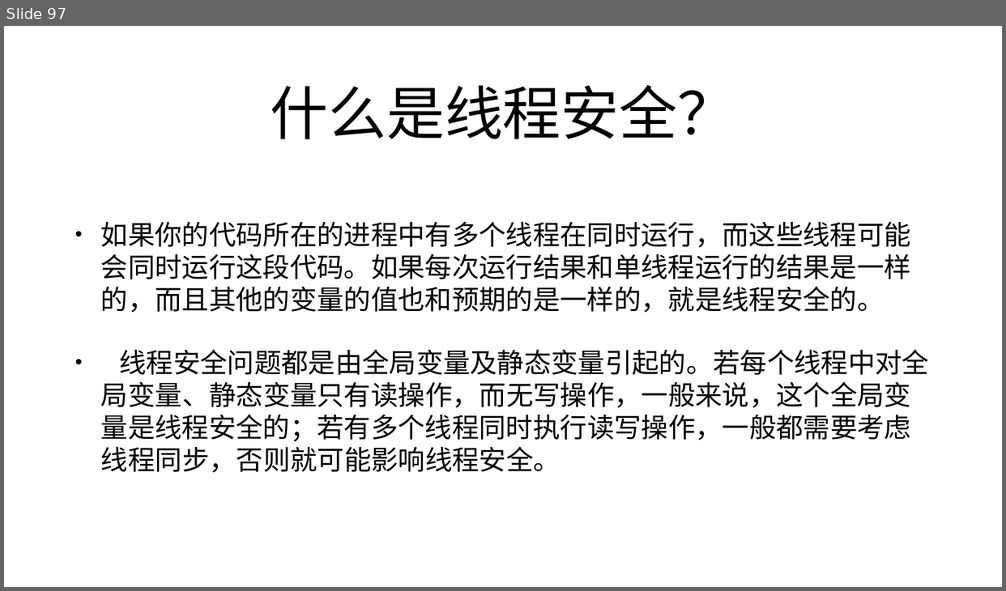
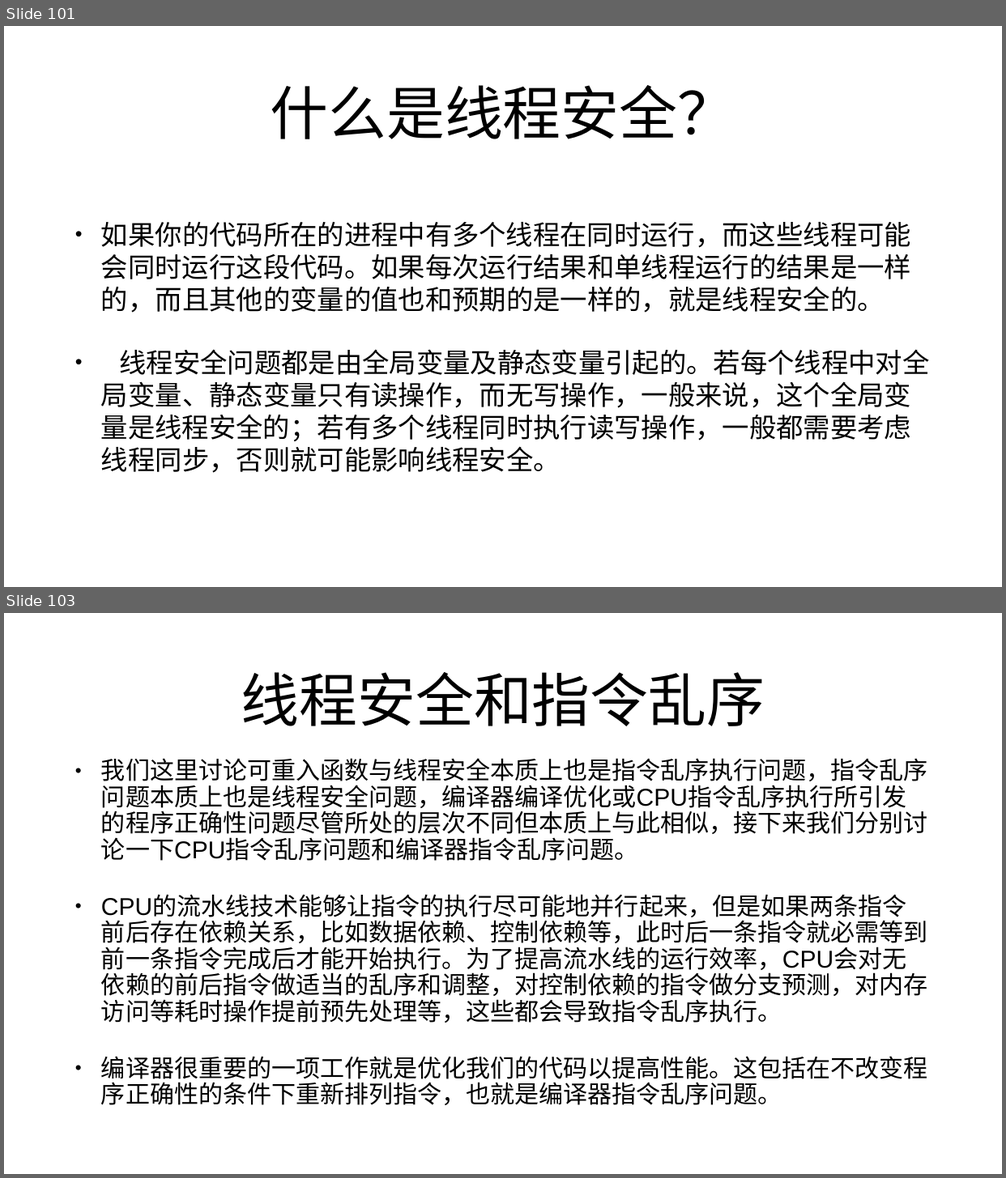
Before and after one commit to mengning/se, a slide deck: ppt/工程化编程实战——代码中的软件工程.pptx. Shown one above the other, each under a label of ours: slide 97 before the commit, slides 101 and 103 after it; the slides between them are not shown. The pictures are 1006x591 and 1006x1178 pixels, drawn with LibreOffice and Linux fonts; fonts in the diff are those of the drawing. Boxes give left, top, right and bottom in pixels: in the first picture for what was removed or moved away, otherwise in the second. Text is boxed around its words. In the diff, an @@ line names an element or a change of style, - is before the commit and + after.

```diff
--- a/ppt/工程化编程实战——代码中的软件工程.pptx
+++ b/ppt/工程化编程实战——代码中的软件工程.pptx
@@ slide 103 added at box(4, 613, 1002, 1174), background #FFFFFF @@
@@ title added at box(241, 672, 765, 726), 112 pt, text #000000 @@
+线程安全和指令乱序
@@ text added at box(101, 758, 928, 1105), 46.8 pt, text #000000 @@
+• 我们这里讨论可重入函数与线程安全本质上也是指令乱序执行问题，指令乱序问题本质上也是线程安全问题，编译器编译优化或CPU指令乱序执行所引发的程序正确性问题尽管所处的层次不同但本质上与此相似，接下来我们分别讨论一下CPU指令乱序问题和编译器指令乱序问题。
+• CPU的流水线技术能够让指令的执行尽可能地并行起来，但是如果两条指令前后存在依赖关系，比如数据依赖、控制依赖等，此时后一条指令就必需等到前一条指令完成后才能开始执行。为了提高流水线的运行效率，CPU会对无依赖的前后指令做适当的乱序和调整，对控制依赖的指令做分支预测，对内存访问等耗时操作提前预先处理等，这些都会导致指令乱序执行。
+• 编译器很重要的一项工作就是优化我们的代码以提高性能。这包括在不改变程序正确性的条件下重新排列指令，也就是编译器指令乱序问题。
@@ what was slide 97 is now slide 101 @@
```
Also in this commit, not shown: 20 slides changed, 15 other slides added, 1 other file.
